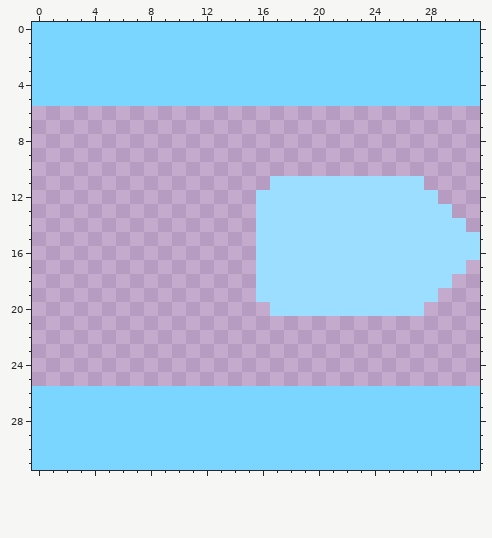
Pixel-art sprite, stored at sprites/blocks/distribution/mover/mover-top-0.png. Above: the version before the commit.
The file is 32x32 pixels.
After:
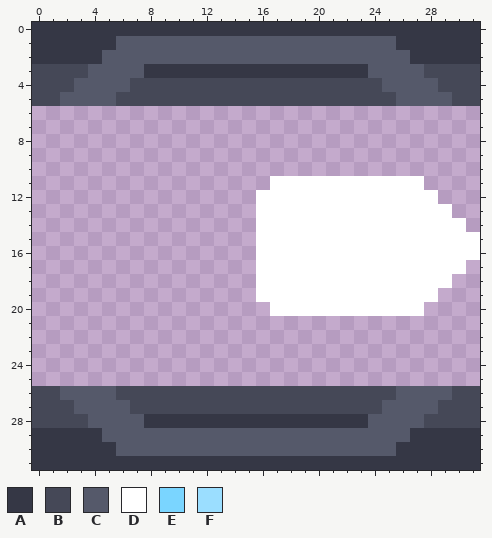
Palette (. is transparent): A #353745  B #454857  C #55596a  D #ffffff  E #7ad5ff  F #9bdeff
From old to new:
Changed rows in their new state; - is an unchanged pixel.
first column x 0:
 0 AAAAAAAAAAAAAAAAAAAAAAAAAAAAAAAA
 1 AAAAAACCCCCCCCCCCCCCCCCCCCAAAAAA
 2 AAAAACCCCCCCCCCCCCCCCCCCCCCAAAAA
 3 BBBBCCCCAAAAAAAAAAAAAAAACCCCBBBB
 4 BBBCCCCBBBBBBBBBBBBBBBBBBCCCCBBB
 5 BBCCCCBBBBBBBBBBBBBBBBBBBBCCCCBB
first column x 16:
11 -DDDDDDDDDDD----
12 DDDDDDDDDDDDD---
13 DDDDDDDDDDDDDD--
14 DDDDDDDDDDDDDDD-
15 DDDDDDDDDDDDDDDD
16 DDDDDDDDDDDDDDDD
17 DDDDDDDDDDDDDDD-
18 DDDDDDDDDDDDDD--
19 DDDDDDDDDDDDD---
20 -DDDDDDDDDDD----
first column x 0:
26 BBCCCCBBBBBBBBBBBBBBBBBBBBCCCCBB
27 BBBCCCCBBBBBBBBBBBBBBBBBBCCCCBBB
28 BBBBCCCCAAAAAAAAAAAAAAAACCCCBBBB
29 AAAAACCCCCCCCCCCCCCCCCCCCCCAAAAA
30 AAAAAACCCCCCCCCCCCCCCCCCCCAAAAAA
31 AAAAAAAAAAAAAAAAAAAAAAAAAAAAAAAA
